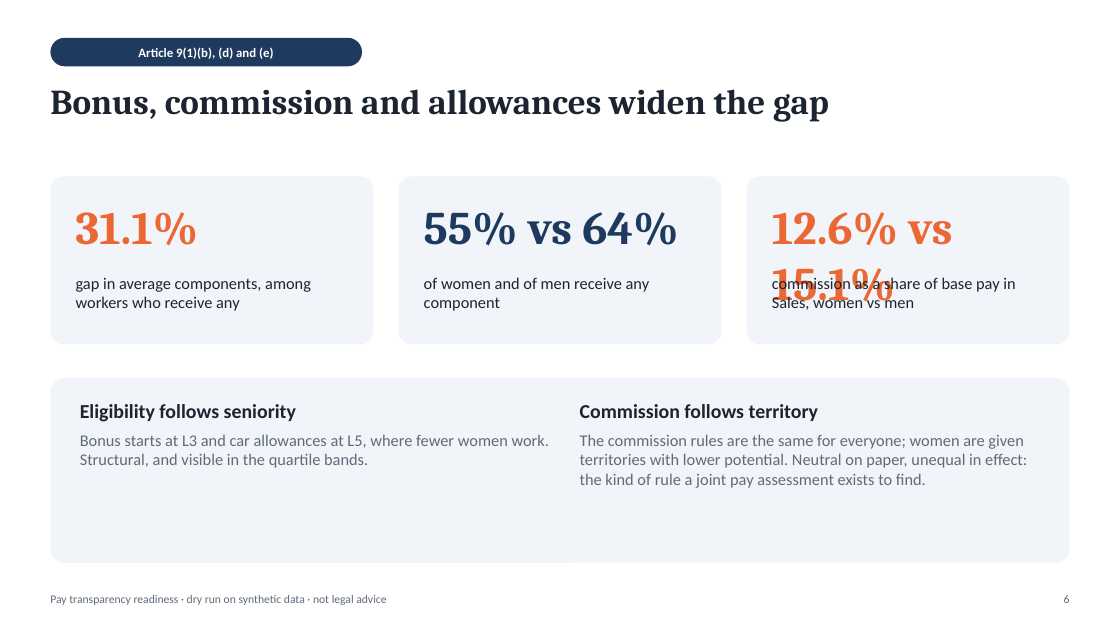
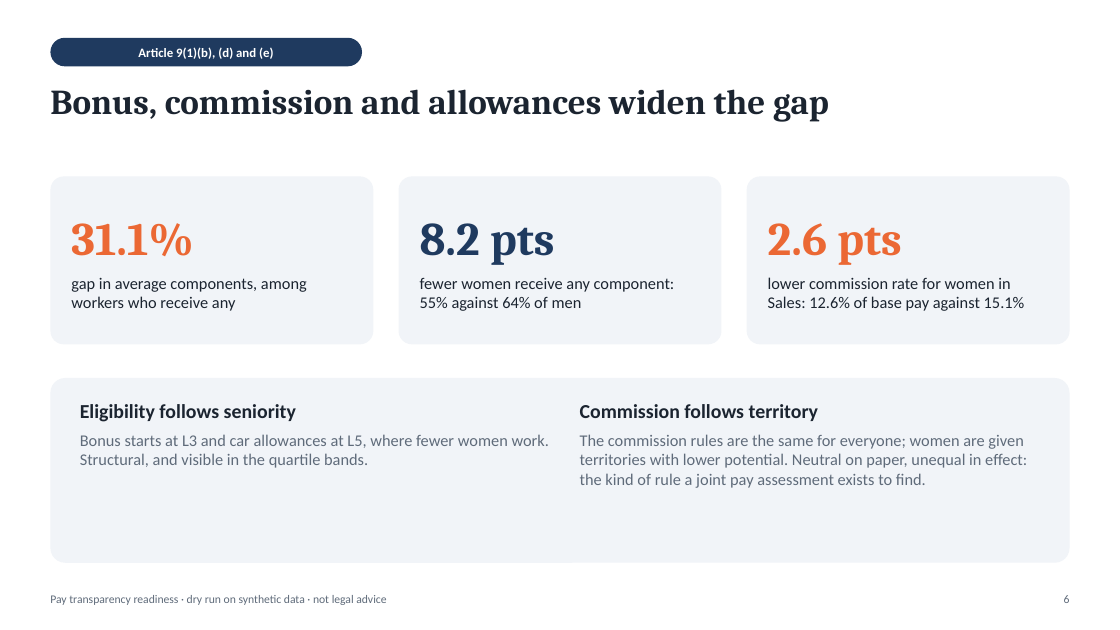
Before and after one commit to D0M3N1C0X/pay-transparency-readiness-kit, a slide deck: slide 6 of deliverables/board_briefing.pptx. Drawn at 1120x630 pixels with LibreOffice and Linux fonts; fonts in the diff are those of the drawing. Boxes give left, top, right and bottom in pixels: in the first picture for what was removed or moved away, otherwise in the second. Text is boxed around its words. In the diff, an @@ line names an element or a change of style, - is before the commit and + after.

```diff
--- a/deliverables/board_briefing.pptx
+++ b/deliverables/board_briefing.pptx
@@ vertical alignment top to bottom in 3 elements at (x1=71, y1=223, x2=194, y2=256), (x1=768, y1=223, x2=901, y2=265), (x1=420, y1=223, x2=554, y2=265) @@
@@ text at (x1=420, y1=223, x2=554, y2=265): text changed @@
-55% vs 64%
+8.2 pts
@@ text at (x1=768, y1=223, x2=901, y2=265): text changed @@
-12.6% vs 15.1%
+2.6 pts
@@ text "gap in average components, among ..." moved from (x1=76, y1=278, x2=311, y2=311) to (x1=71, y1=278, x2=307, y2=311) @@
@@ text at (x1=420, y1=278, x2=675, y2=311): text changed @@
-of women and of men receive any component
+fewer women receive any component: 55% against 64% of men
@@ text at (x1=768, y1=277, x2=1025, y2=311): text changed @@
-commission as a share of base pay in Sales, women vs men
+lower commission rate for women in Sales: 12.6% of base pay against 15.1%
```
Also in this commit, not shown: 6 other slides changed, 3 other files.
